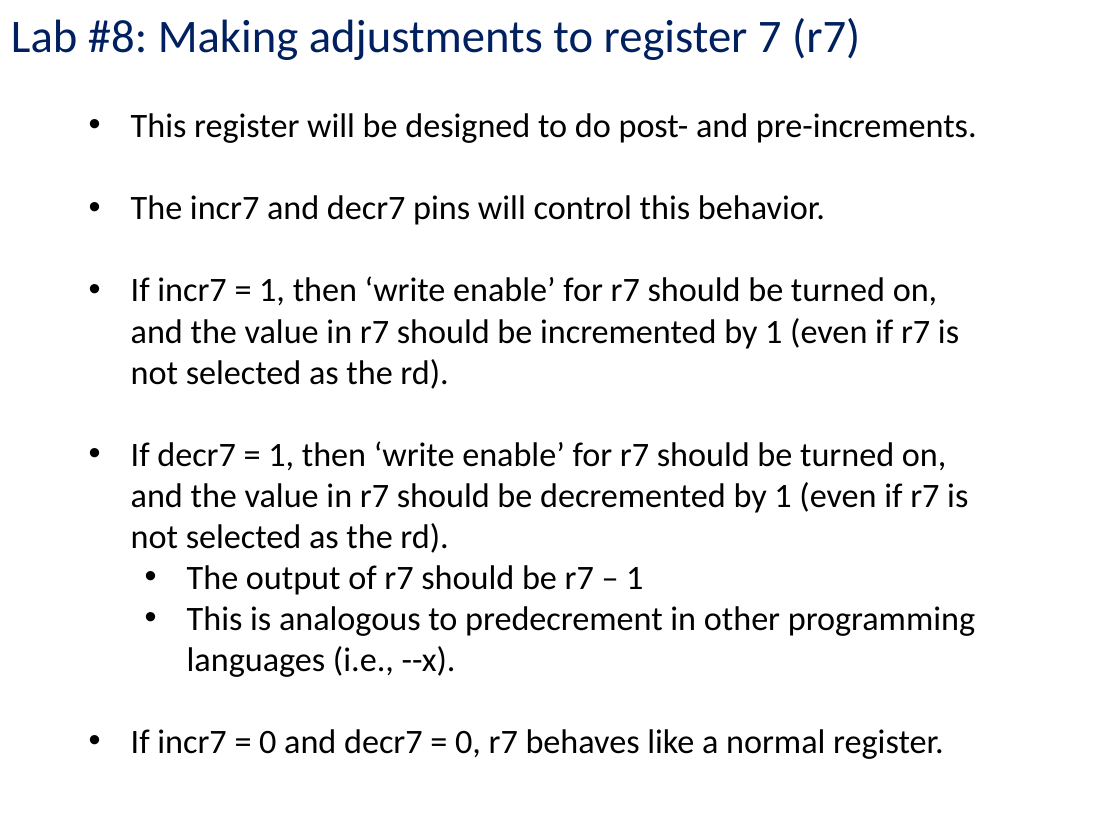
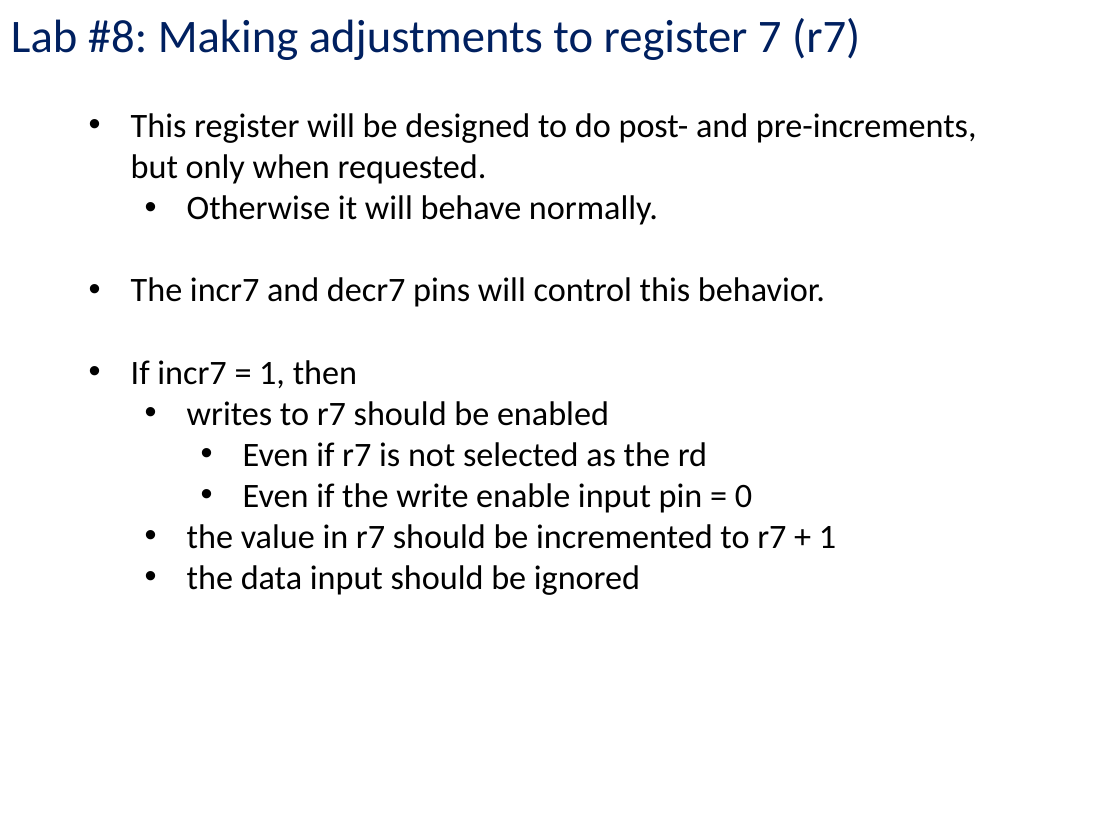
Before and after one commit to kc13/CS447JB, a slide deck: slide 8 of cs447jb_rec6_mar30_and_apr2.pptx (slide 9 before the commit). Drawn at 1120x840 pixels with LibreOffice and Linux fonts; fonts in the diff are those of the drawing. Boxes give left, top, right and bottom in pixels: in the first picture for what was removed or moved away, otherwise in the second. Text is boxed around its words. In the diff, an @@ line names an element or a change of style, - is before the commit and + after.

```diff
--- a/cs447jb_rec6_mar30_and_apr2.pptx
+++ b/cs447jb_rec6_mar30_and_apr2.pptx
@@ text at [131, 113, 977, 225]: text changed @@
-• This register will be designed to do post- and pre-increments.
+• This register will be designed to do post- and pre-increments, but only when requested.
+  • Otherwise it will behave normally.
@@ text at [131, 360, 836, 595]: text changed @@
-• If incr7 = 1, then ‘write enable’ for r7 should be turned on, and the value in r7 should be incremented by 1 (even if r7 is not selected as the rd).
-• If decr7 = 1, then ‘write enable’ for r7 should be turned on, and the value in r7 should be decremented by 1 (even if r7 is not selected as the rd).
-  • The output of r7 should be r7 – 1
-  • This is analogous to predecrement in other programming languages (i.e., --x).
-• If incr7 = 0 and decr7 = 0, r7 behaves like a normal register.
+• If incr7 = 1, then
+  • writes to r7 should be enabled
+    • Even if r7 is not selected as the rd
+    • Even if the write enable input pin = 0
+  • the value in r7 should be incremented to r7 + 1
+  • the data input should be ignored
```
Also in this commit, not shown: 7 other slides changed, 1 slide added, 1 slide removed.
